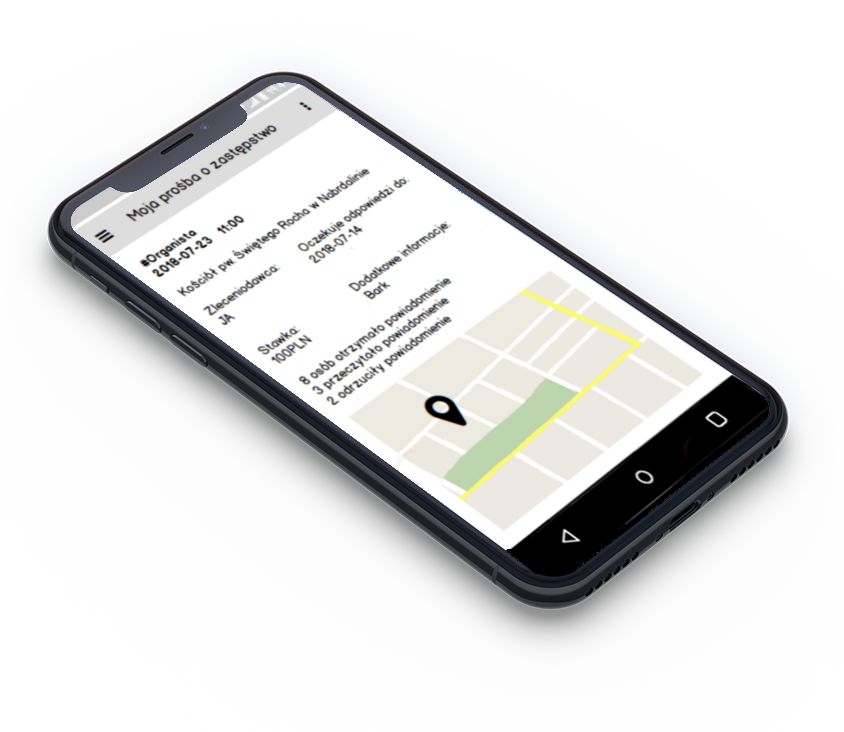
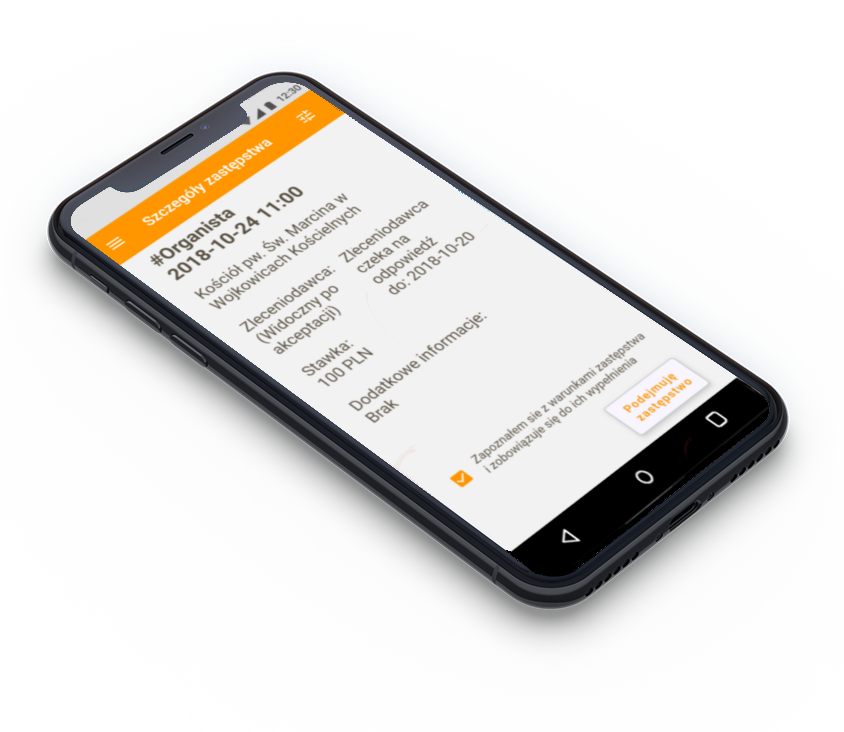
Two versions of the same layered image (844x732). Layer-by-layer changes:
added layer "Wklejona warstwa #1" above "Wklejona warstwa" over [71, 82, 738, 552]
painted on "Wklejona warstwa" over [71, 82, 303, 243]
